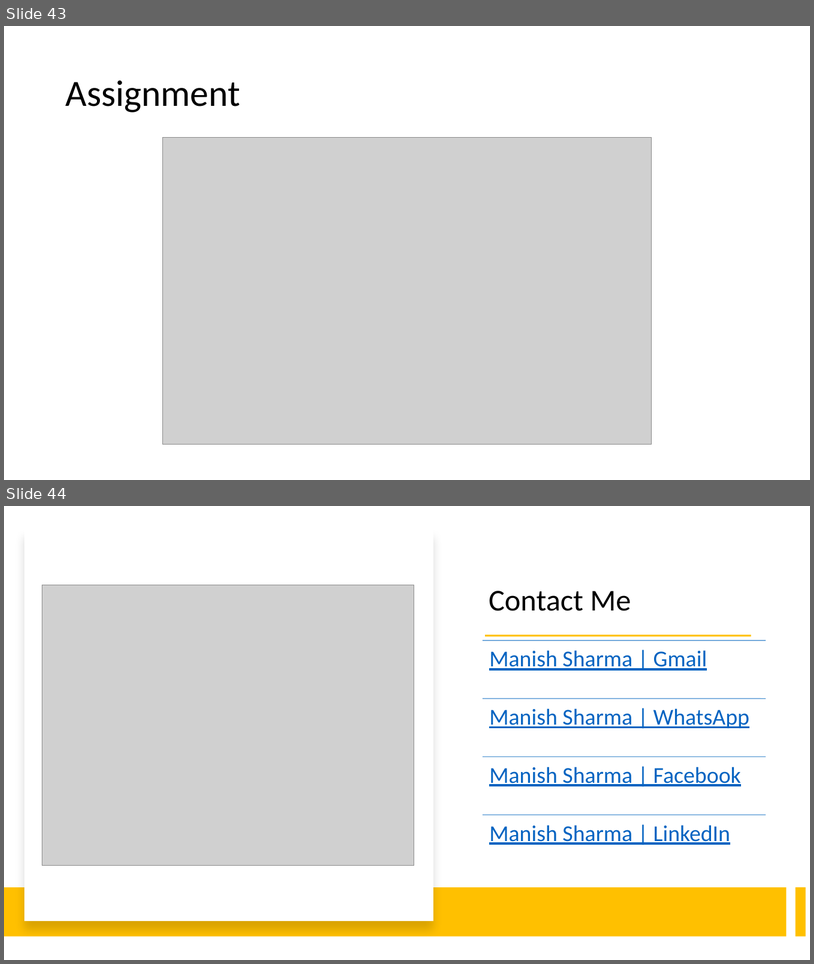
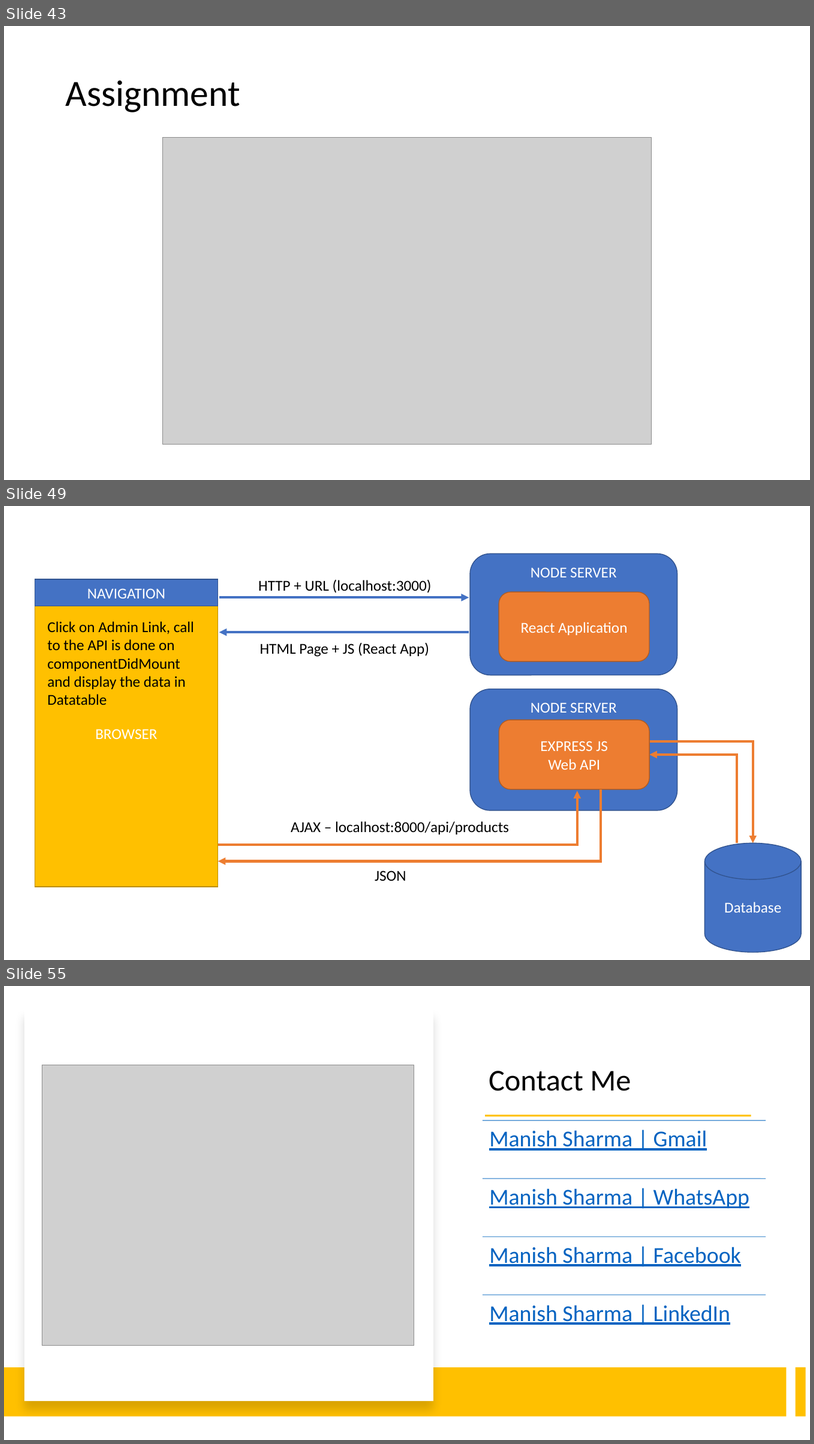
Before and after one commit to manishvbn/ReactJS_WE_Jun22, a slide deck: Notes/React.pptx. Shown one above the other, each under a label of ours: slides 43 and 44 before the commit, slides 43, 49 and 55 after it; the slides between them are not shown. The pictures are 814x964 and 814x1444 pixels, drawn with LibreOffice and Linux fonts; fonts in the diff are those of the drawing; grey boxes stand for pictures. Boxes give left, top, right and bottom in pixels: in the first picture for what was removed or moved away, otherwise in the second. Text is boxed around its words. In the diff, an @@ line names an element or a change of style, - is before the commit and + after.

```diff
--- a/Notes/React.pptx
+++ b/Notes/React.pptx
@@ slide 49 added at (4, 506, 810, 960), background #FFFFFF @@
@@ rounded rectangle added at (470, 554, 678, 675), fill #4472C4, outline #325491 1 pt, 18 pt, text #FFFFFF @@
+NODE SERVER
@@ rectangle added at (35, 579, 218, 886), fill #FFC000, outline #BD8E00 1 pt, 18 pt, text #FFFFFF @@
+BROWSER
@@ rectangle added at (35, 579, 218, 606), fill #4472C4, outline #325491 1 pt, 18 pt, text #FFFFFF @@
+NAVIGATION
@@ text added at (258, 579, 432, 593), 18 pt, text #000000 @@
+HTTP + URL (localhost:3000)
@@ rounded rectangle added at (500, 592, 650, 661), fill #ED7D31, outline #AF5C24 1 pt, 18 pt, text #FFFFFF @@
+React Application
@@ arrow added from (219, 597) to (469, 597), #4472C4 3 pt @@
@@ text added at (47, 621, 194, 705), 18 pt, text #000000 @@
+Click on Admin Link, call to the API is done on componentDidMount and display the data in Datatable
@@ arrow added from (469, 633) to (219, 633), #4472C4 3 pt @@
@@ text added at (260, 642, 429, 657), 18 pt, text #000000 @@
+HTML Page + JS (React App)
@@ rounded rectangle added at (470, 688, 678, 810), fill #4472C4, outline #325491 1 pt, 18 pt, text #FFFFFF @@
+NODE SERVER
@@ rounded rectangle added at (500, 720, 650, 789), fill #ED7D31, outline #AF5C24 1 pt, 18 pt, text #FFFFFF @@
+EXPRESS JS
+Web API
@@ elbow arrow added from (644, 741) to (753, 843), #ED7D31 3 pt @@
@@ elbow arrow added from (737, 843) to (650, 754), #ED7D31 3 pt @@
@@ elbow arrow added from (218, 844) to (578, 791), #ED7D31 3 pt @@
@@ elbow arrow added from (602, 791) to (218, 861), #ED7D31 3 pt @@
@@ text added at (291, 821, 509, 834), 18 pt, text #000000 @@
+AJAX – localhost:8000/api/products
@@ cylinder added at (705, 843, 801, 952), fill #4472C4, outline #325491 1 pt, 18 pt, text #FFFFFF @@
+Database
@@ text added at (375, 870, 406, 880), 18 pt, text #000000 @@
+JSON
@@ what was slide 44 is now slide 55 @@
```
Also in this commit, not shown: 10 other slides added.
